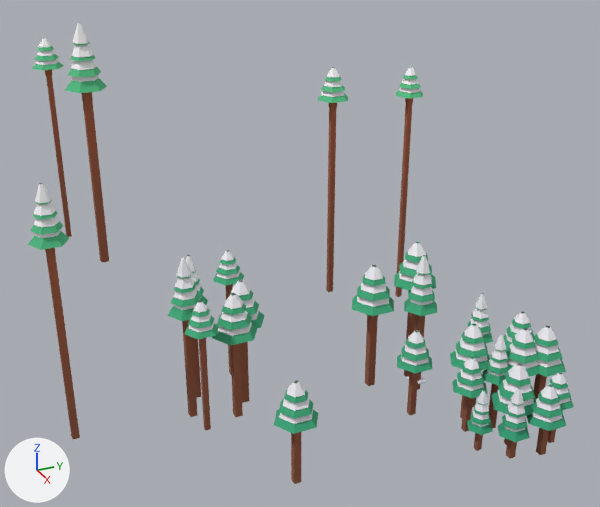
The glTF model public/assets/toycar/set-avalanche-forest-j-lite.glb: old version first, new version second.
One viewpoint serves both versions: a camera (50 mm lens) standing at (50.3, -17.8, 31.7) and looking at (-0.8, 5.3, 6.1). Every picture has the same lights, and +X, +Y and +Z are marked at lower left. The first picture is the older version. Vertices at exactly the same position are counted once.

Names of what the first picture shows: 'pines' and 1 more.
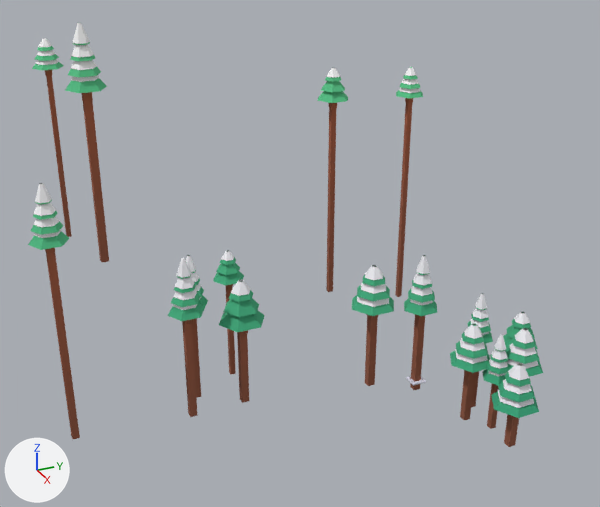
Where the change shows, as pixel boxes [x1, y1, x2, y2] in the pictures (600 x 507 px; the box of a moved part takes in the faces that stretch with it):
'pines', reshaped (8% shorter)
    before: [28, 23, 574, 484]
    after: [28, 23, 543, 447]
part 1 of me_pines, deleted
    before: [185, 242, 574, 484]
part 2 of me_pines, moved or reshaped (not visible afterwards)
    before: [217, 262, 259, 320]
part 3 of me_pines, moved or reshaped (not visible afterwards)
    before: [321, 81, 345, 97]
part 4 of me_pines, cut back
    before: [452, 324, 532, 398]
    after: [452, 359, 488, 373]

The change, as a list of edits to the scene's bpy script:
```text
Change me_pines:
    used by ob_pines; location = (9.2, 9.5, 5.33)
    verts and faces of me_pines; kept vertices keep their numbers, new ones are numbered from 3128
    before: 1044 (-15.5, 2.0, 11.0) at pixel (344, 92), 1046 (-14.6, 1.5, 11.0) at pixel (344, 95), 1048 (-14.6, 0.5, 11.0) at pixel (332, 96), 1050 (-15.5, 0.0, 11.0) at pixel (321, 94), 1052 (-16.4, 0.5, 11.0) at pixel (322, 91)
    before: 1054 (-16.4, 1.5, 11.0), 1068 (-15.5, 1.8, 11.7) at pixel (342, 83), 1070 (-14.8, 1.4, 11.7) at pixel (341, 86), 1072 (-14.8, 0.6, 11.7) at pixel (332, 87), 1074 (-15.5, 0.2, 11.7) at pixel (323, 85)
    before: 1076 (-16.2, 0.6, 11.7) at pixel (324, 83), 1078 (-16.2, 1.4, 11.7)
    remove me_pines.from_pydata(...)  # 3128 vertices, 5288 faces; spans x -37.9..10.5, y -23.6..7.0, z -6.4..15.2
    add me_pines.from_pydata(...)  # 1936 vertices, 3272 faces; spans x -37.9..9.1, y -23.6..7.0, z -6.4..15.2
    me_pines part 1: 91 loose pieces with 1180 vertices, spanning x -3.4..10.5, y -15.8..6.4, z -6.1..4.3, are deleted
    me_pines part 2
    24 vertices move from x -7.4..-2.4, y -12.5..-10.1, z 0.6..2.5 to x -7.1..-2.9, y -11.9..-10.6, z 1.1..2.9
    me_pines part 3
    add verts[1044] = (-15.5, 1.5, 11.5)  # moved
    add verts[1046] = (-15.0, 1.3, 11.5)  # moved
    add verts[1048] = (-15.0, 0.7, 11.5)  # moved
    add verts[1050] = (-15.5, 0.5, 11.5)  # moved
    add verts[1052] = (-16.0, 0.7, 11.5)  # moved
    add verts[1054] = (-16.0, 1.3, 11.5)  # moved
    add verts[1068] = (-15.5, 1.4, 12.1)  # moved
    add verts[1070] = (-15.1, 1.2, 12.1)  # moved, pixel (338, 80)
    add verts[1072] = (-15.1, 0.8, 12.1)  # moved
    add verts[1074] = (-15.5, 0.6, 12.1)  # moved, pixel (328, 80)
    add verts[1076] = (-15.9, 0.8, 12.1)  # moved
    add verts[1078] = (-15.9, 1.2, 12.1)  # moved
    me_pines part 4
    12 vertices are removed from x 4.6..6.6, y -0.9..1.5, z -2.7..-1.6
    24 faces are deleted
    12 vertices move from x 4.3..5.9, y 3.3..5.1, z -0.4..0.3 to x 4.7..5.5, y 3.7..4.7, z 0.1..0.6
    4 new faces join them
```
